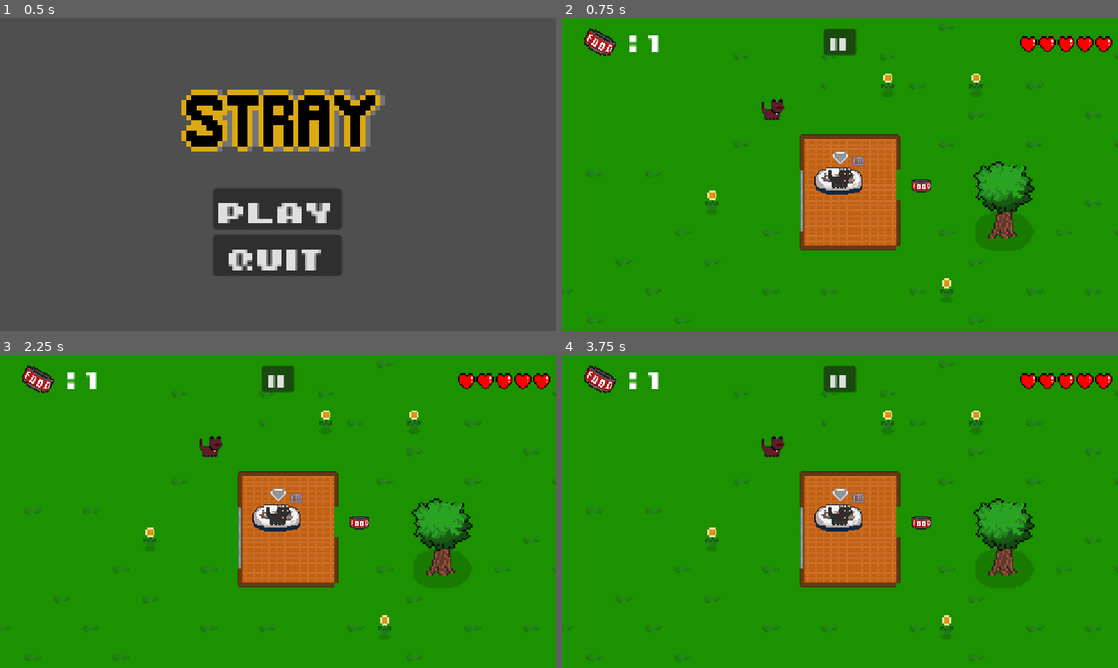
Above: before the commit, frames 1-4 (two rows, left to right).
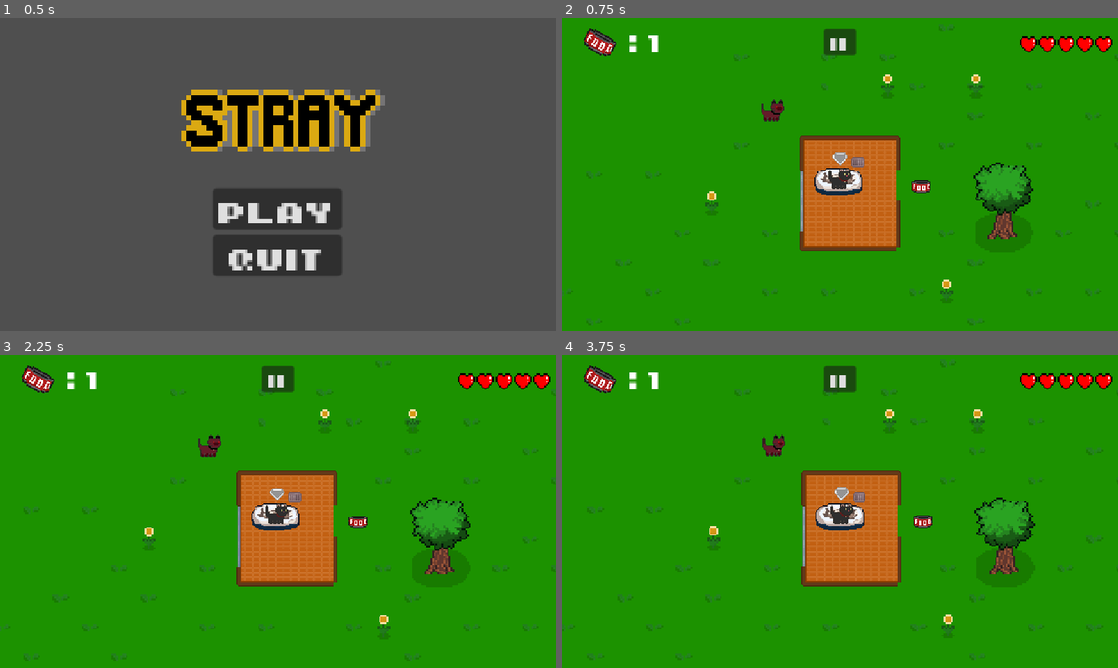
Above: after the commit, the same moments.

Repository: SaaWeathers/CS315-Project2
Game: Godot game, scene res://scenes/main_menu.tscn
Two runs of this game, one before a commit and one after it. Both use one fixed random seed, a clock stepped at 60 frames per second and the inputs below.
Inputs:
- Up to frame 1 (0.5 s): no input
- Up to frame 2 (0.75 s): click "Play" at 0.5 s
- Up to frame 3 (2.25 s): click "II" at 1.25 s; click "Restart" at 2 s
- Up to frame 4 (3.75 s): hold D (right) 2.78-3.5 s; hold E (use) 2.78-3.5 s; click "Play" at 3.5 s

Frame 1 is identical in both runs. In frame 2, 2.5% of the frame differs, in the area x 0-100%, y 1-99%; in frame 3, 3.9%; in frame 4, 4.3%, in the area x 0-100%, y 1-98%.

Commit message:
Camera shake now works on damage

Diff:
--- a/project.godot
+++ b/project.godot
@@ -24,6 +24,7 @@
 
 Food=""
 Bed=""
+Camera=""
 
 [input]
 
--- /dev/null
+++ b/scenes/camera_2d.gd
@@ -0,0 +1,17 @@
+extends Camera2D
+
+#curtjs from youtube came in clutch for the camera shake
+@export var max_shake: float = 10.0
+@export var shake_fade: float = 10.0
+
+var shake_strength: float = 10.0
+# Called when the node enters the scene tree for the first time.
+
+func trigger_shake():
+	shake_strength = max_shake
+# Called every frame. 'delta' is the elapsed time since the previous frame.
+func _process(delta: float) -> void:
+	if shake_strength > 0:
+		shake_strength = lerp(shake_strength, 0.0, shake_fade * delta)
+		offset = Vector2(randf_range(-shake_strength, shake_strength), randf_range(-shake_strength, shake_strength))
+	pass
--- a/scenes/enemy.gd
+++ b/scenes/enemy.gd
@@ -12,4 +12,5 @@
 
 func _on_body_entered(body: Node2D) -> void:
 	print("Hey You are taking damage")
+	get_parent().get_child(4).get_child(2).trigger_shake()
 	pass # Replace with function body.
--- a/scenes/level_1.tscn
+++ b/scenes/level_1.tscn
@@ -12,6 +12,7 @@
 [ext_resource type="Script" uid="uid://5rjvvhjv226u" path="res://scripts/food.gd" id="6_pa8r4"]
 [ext_resource type="Texture2D" uid="uid://dyp3o01qkrnax" path="res://assets/player indicator.png" id="7_7nomh"]
 [ext_resource type="Script" uid="uid://cueq6f1o60ft" path="res://scripts/ui.gd" id="8_15mv3"]
+[ext_resource type="Script" uid="uid://df8gndmop2kts" path="res://scenes/camera_2d.gd" id="8_so66j"]
 [ext_resource type="AudioStream" uid="uid://duepso6v1s2y1" path="res://audio/meow-sfx-405456.mp3" id="10_6dial"]
 [ext_resource type="FontFile" uid="uid://c5cbpbh22vquy" path="res://fonts/TinyAndChunkyRegular-m2Dz5.ttf" id="10_7gny6"]
 [ext_resource type="Texture2D" uid="uid://b8jvmdjxj585y" path="res://assets/pixil-layer-0.png" id="10_go7sj"]
@@ -151,8 +152,9 @@
 sprite_frames = ExtResource("6_15mv3")
 animation = &"idle"
 
-[node name="Camera2D" type="Camera2D" parent="Player"]
+[node name="Camera2D" type="Camera2D" parent="Player" groups=["Camera"]]
 zoom = Vector2(2, 2)
+script = ExtResource("8_so66j")
 
 [node name="PlayerIndicator" type="Sprite2D" parent="Player"]
 position = Vector2(-1, -17)
--- a/scripts/character_body_2d.gd
+++ b/scripts/character_body_2d.gd
@@ -6,8 +6,6 @@
 @export var facing = 1
 
 func _physics_process(delta: float) -> void:
-
-
 
 	# Get the input direction and handle the movement/deceleration.
 	# As good practice, you should replace UI actions with custom gameplay actions.
@@ -32,4 +30,9 @@
 
 func detect_death():
 	print("you died")
+	self.queue_free()
 	pass
+
+func taking_damage():
+
+	pass
Not shown, added: scenes/camera_2d.gd.uid
Not shown: 1 places in scenes/level_1.tscn that only renumber resources
